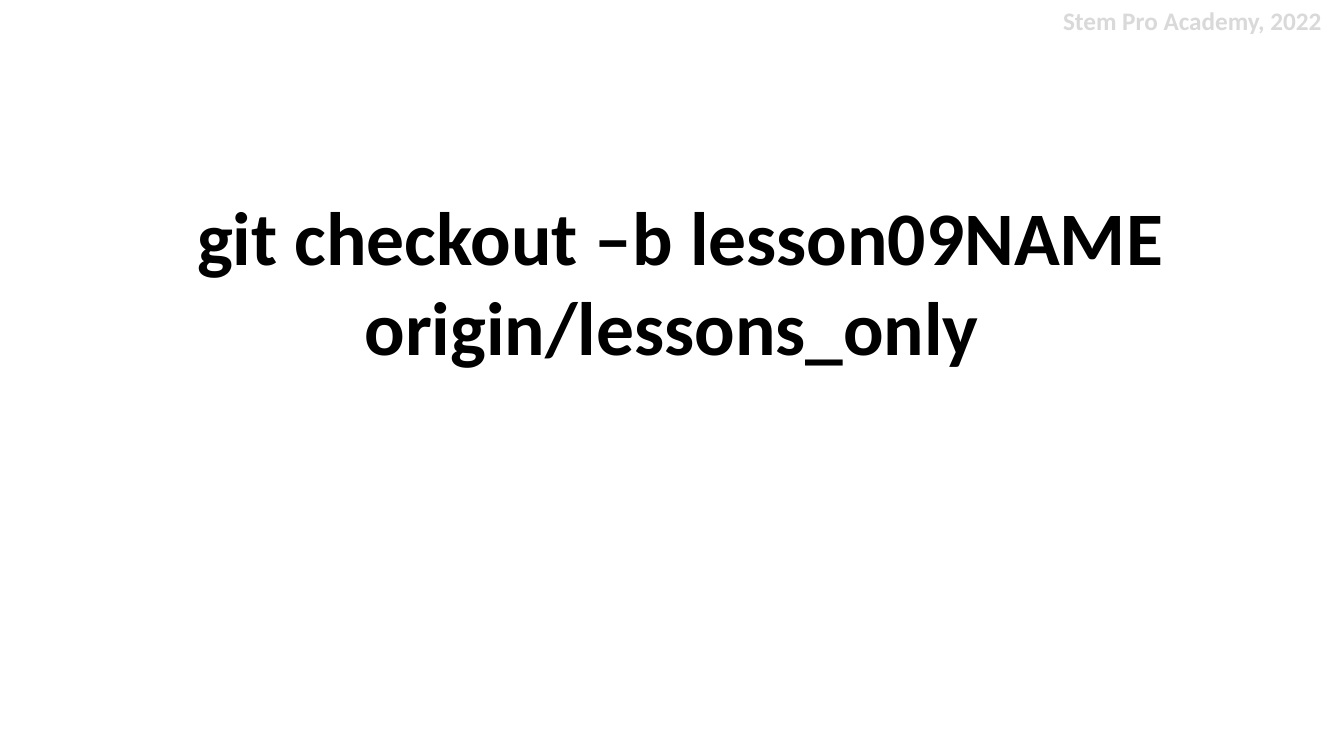
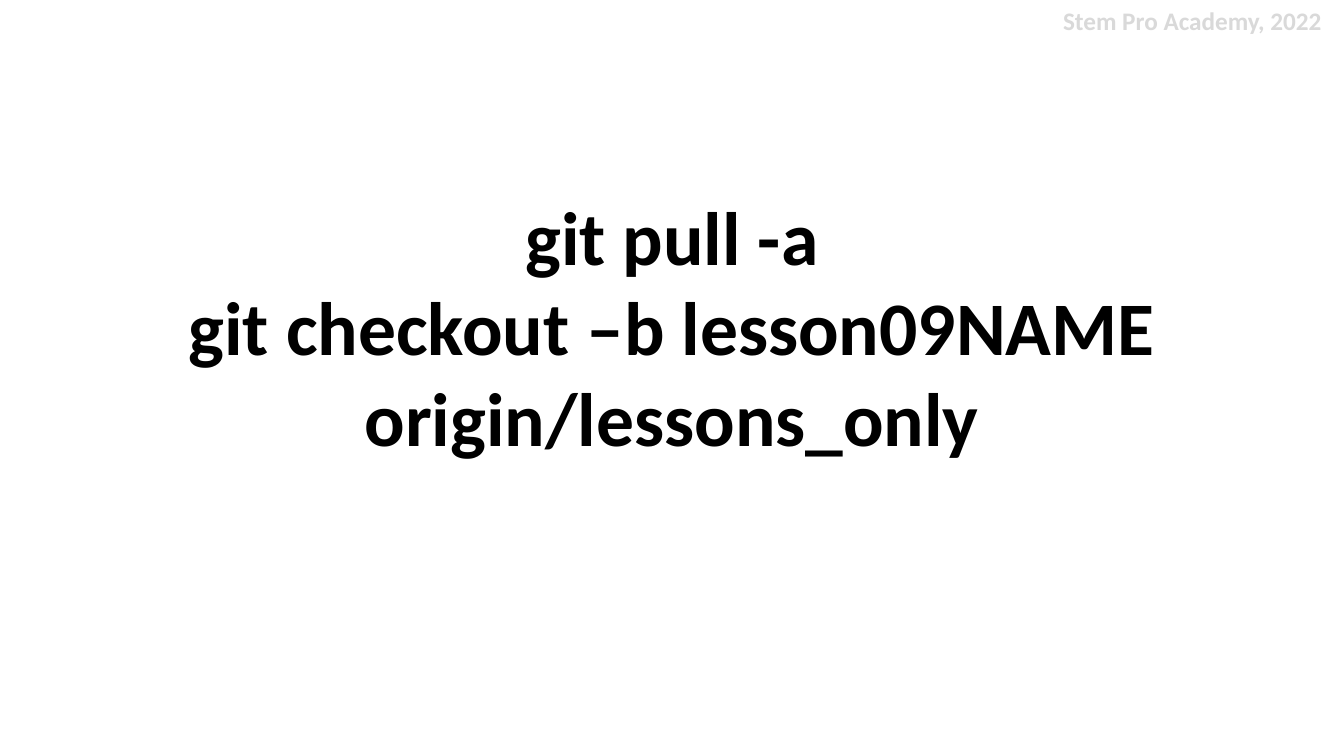
Before and after one commit to stemproaca/dscamp, a slide deck: slide 1 of lessons/session09/Session_09.pptx. Drawn at 1344x756 pixels with LibreOffice and Linux fonts; fonts in the diff are those of the drawing. Boxes give left, top, right and bottom in pixels: in the first picture for what was removed or moved away, otherwise in the second. Text is boxed around its words. In the diff, an @@ line names an element or a change of style, - is before the commit and + after.

```diff
--- a/lessons/session09/Session_09.pptx
+++ b/lessons/session09/Session_09.pptx
@@ text at (525,212,818,278): paragraph added @@
+git pull -a
```
Also in this commit, not shown: 1 other slide changed, 19 other files.
